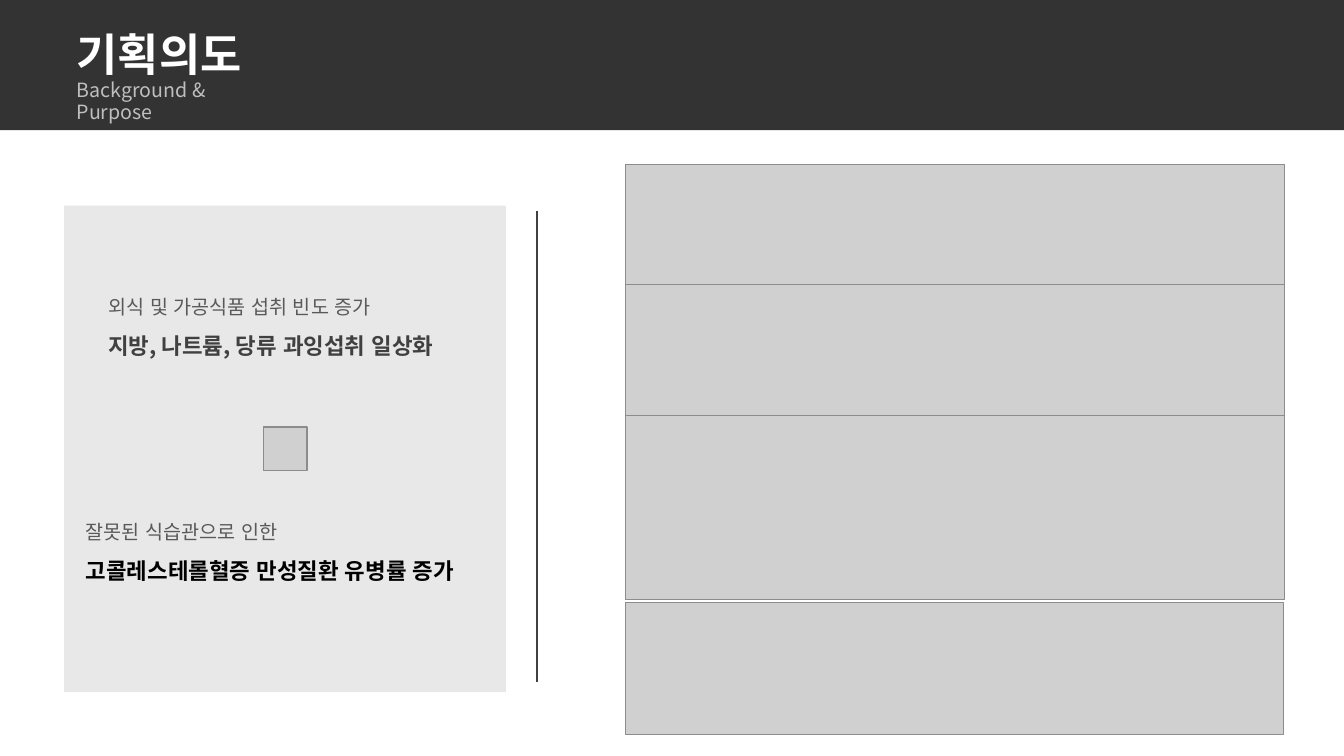
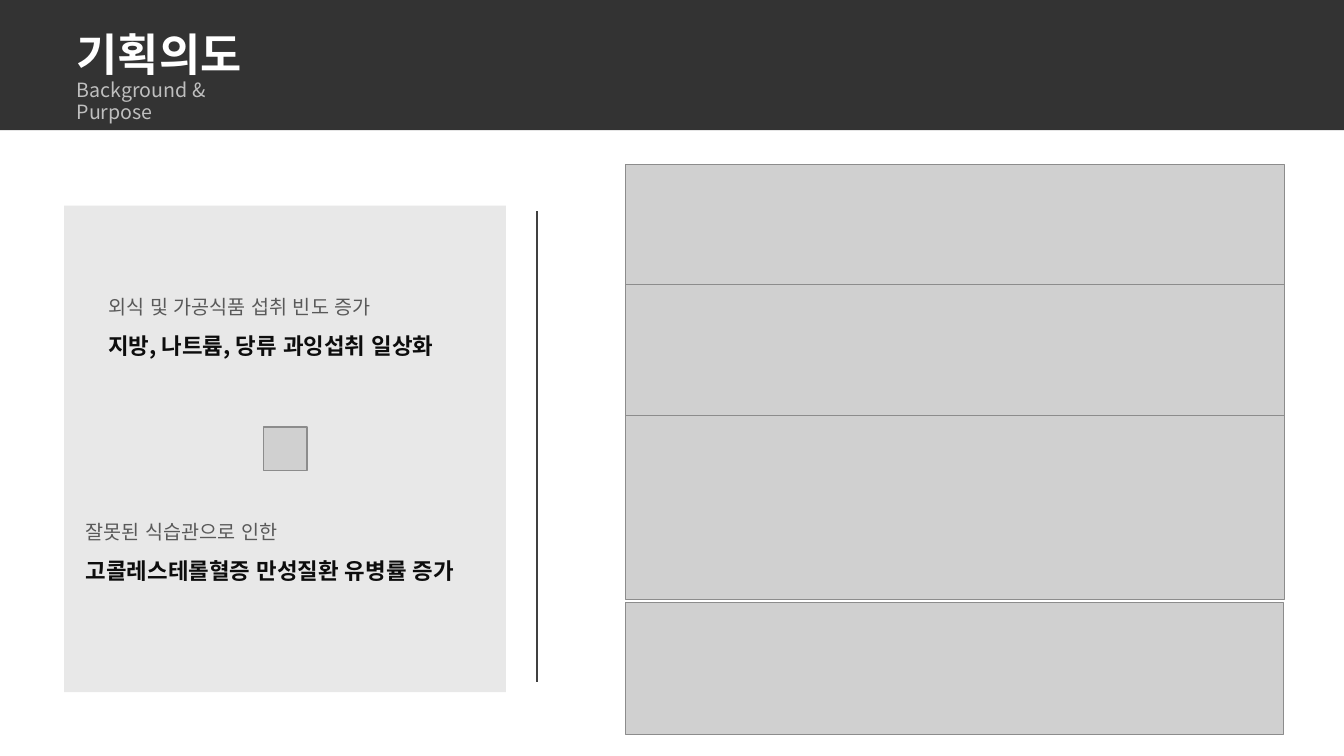
Before and after one commit to dc-inside/LeeSeungChan, a slide deck: slide 2 of 1차 프로젝트/기획/기획서.pptx. Drawn at 1344x756 pixels with LibreOffice and Linux fonts; fonts in the diff are those of the drawing; grey boxes stand for pictures. Boxes give left, top, right and bottom in pixels: in the first picture for what was removed or moved away, otherwise in the second. Text is boxed around its words. In the diff, an @@ line names an element or a change of style, - is before the commit and + after.

```diff
--- a/1차 프로젝트/기획/기획서.pptx
+++ b/1차 프로젝트/기획/기획서.pptx
@@ text at (x1=108, y1=335, x2=434, y2=359): text colour #404040 to #0D0D0D in "지방, 나트륨, 당류 과잉섭취 일상화" @@
```
Also in this commit, not shown: 3 other slides changed, 3 other files.
